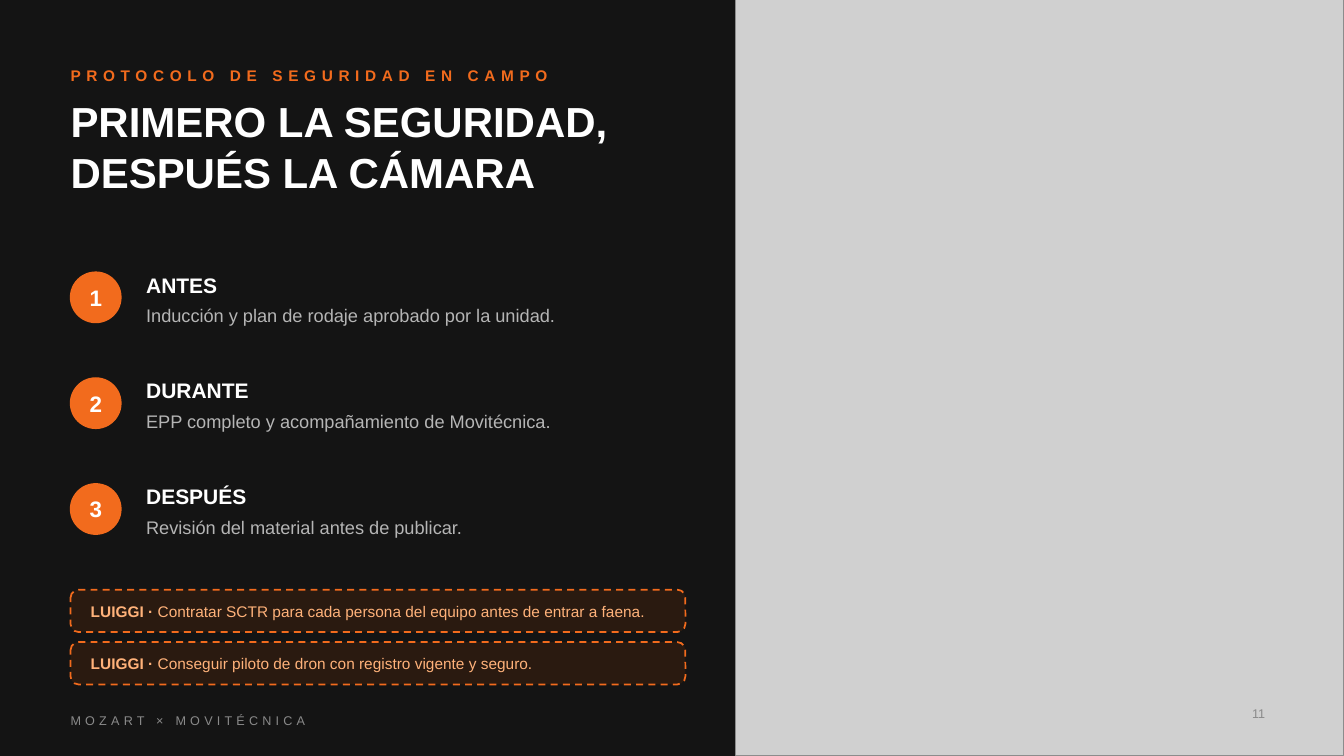
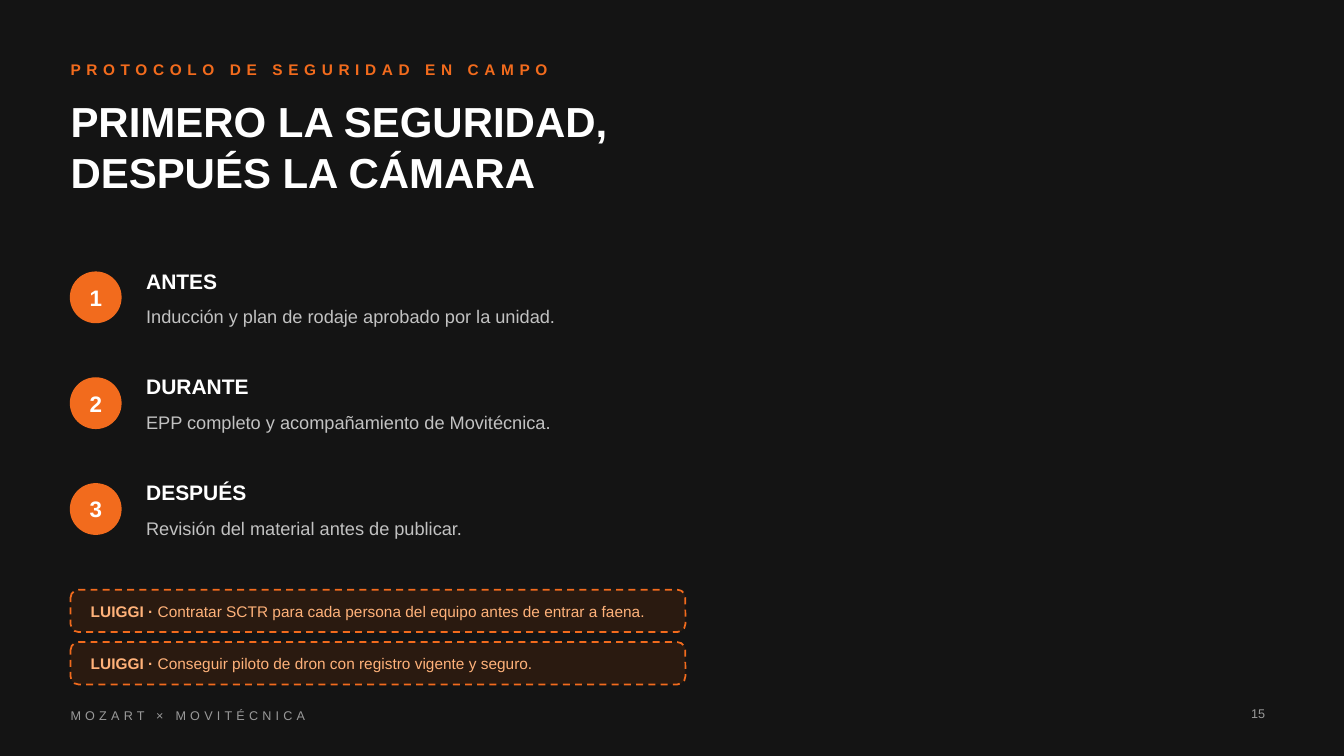
Before and after one commit to luiggithc-lgtm/mozart-agency, a slide deck: slide 15 of entregables/Propuesta-Mozart-Movitecnica.pptx (slide 11 before the commit). Drawn at 1344x756 pixels with LibreOffice and Linux fonts; fonts in the diff are those of the drawing; grey boxes stand for pictures; background and template pictures are left out. Boxes give left, top, right and bottom in pixels: in the first picture for what was removed or moved away, otherwise in the second. Text is boxed around its words. In the diff, an @@ line names an element or a change of style, - is before the commit and + after.

```diff
--- a/entregables/Propuesta-Mozart-Movitecnica.pptx
+++ b/entregables/Propuesta-Mozart-Movitecnica.pptx
@@ picture removed at (736, 0, 1344, 756) @@
@@ vertical alignment middle to top in 4 elements at (146, 274, 217, 290), (146, 379, 249, 395), (146, 484, 246, 501), (71, 64, 548, 75) @@
@@ text "MOZART × MOVITÉCNICA" at (71, 710, 306, 720): text colour #8A8A8A to #9A9A9A @@
@@ page number at (1251, 709, 1265, 718): text changed; text colour #8A8A8A to #9A9A9A @@
-11
+15
```
Also in this commit, not shown: 8 other slides changed, 9 slides added, 5 slides removed, 4 other files.
